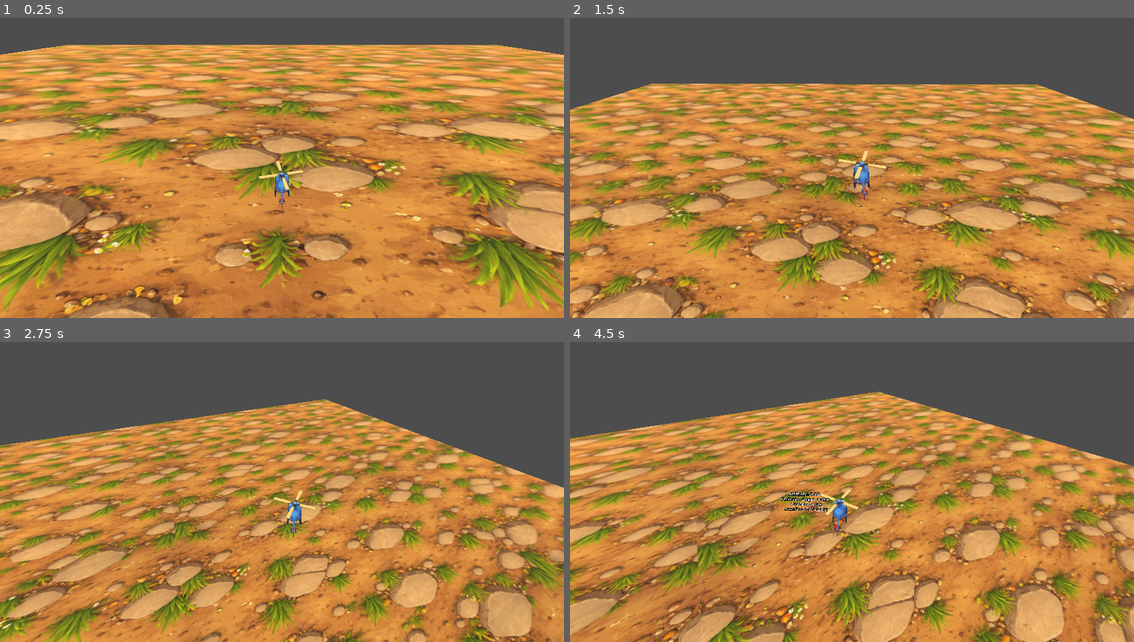
Above: before the commit, frames 1-4 (two rows, left to right).
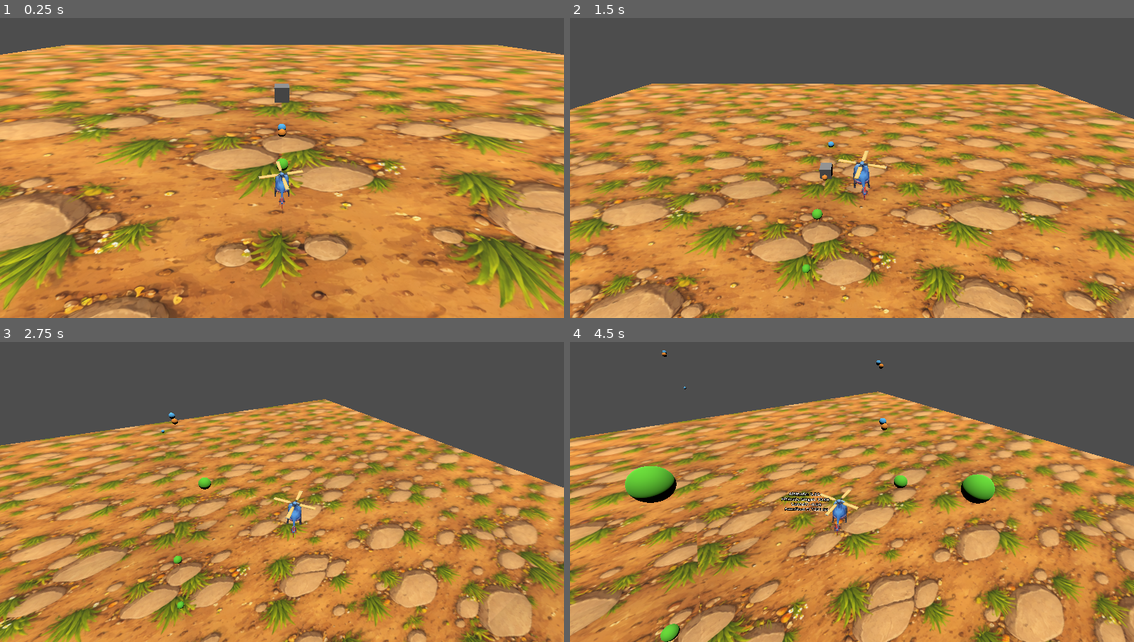
Above: after the commit, the same moments.

Repository: tokkoro/hordecopter
Game: Godot game, scene res://theworld.tscn
Two runs of this game, one before a commit and one after it. Both use one fixed random seed, a clock stepped at 60 frames per second and the inputs below.
Inputs:
- Up to frame 1 (0.25 s): no input
- Up to frame 2 (1.5 s): hold D (p1_thrust_right) 0.53-1.28 s; hold F (p1_shoot) 0.53-1.28 s; hold S (p1_thurst_backward) from 1.28 s (still down); tap Q (p1_rotate_ccw) at 1.35 s
- Up to frame 3 (2.75 s): tap F (p1_shoot) at 1.55, 2.3 s; release S (p1_thurst_backward) at 2.03 s; hold D (p1_thrust_right) from 2.03 s (still down); hold E (p1_rotate_cw) from 2.03 s (still down)
- Up to frame 4 (4.5 s): release D (p1_thrust_right) at 2.78 s; release E (p1_rotate_cw) at 2.78 s; hold W (p1_thrust_forward) 2.78-3.53 s; tap F (p1_shoot) at 2.85, 4.35 s; hold F (p1_shoot) 3.53-4.28 s; hold A (p1_thurst_left) from 3.53 s (still down); tap G (p1_show_info_toggle) at 3.6 s

The runs differ from the first frame. In frame 1, 0.3% of the frame differs, in the area x 48-52%, y 21-51%; in frame 2, 0.2%; in frame 3, 0.2%; in frame 4, 1.7%, in the area x 9-76%, y 2-100%.
Error after the commit: Parse Error: Member "gravity" redefined (original in native class 'Area3D') (res://weapons/grenade_projectile.gd:15)

Commit message:
feat(weapons): add grenade and plasma weapons

Diff:
--- /dev/null
+++ b/hordecopter-godot/enemies/test_enemy.gd
@@ -0,0 +1,24 @@
+###############################################################
+# enemies/test_enemy.gd
+# Key Classes      • TestEnemy – simple target dummy
+# Key Functions    • apply_damage() – reduce health and despawn
+# Critical Consts  • n/a
+# Editor Exports   • health: float – hit points
+# Dependencies     • n/a
+# Last Major Rev   • 25-09-20 – initial test enemy
+###############################################################
+
+class_name TestEnemy
+extends StaticBody3D
+
+@export var health: float = 12.0
+
+
+func _ready() -> void:
+	add_to_group("enemies")
+
+
+func apply_damage(amount: float) -> void:
+	health -= amount
+	if health <= 0.0:
+		queue_free()
--- /dev/null
+++ b/hordecopter-godot/enemies/test_enemy.tscn
@@ -0,0 +1,18 @@
+[gd_scene format=3 uid="uid://c4h3jucp1x6nb"]
+
+[ext_resource type="Script" uid="uid://baf3k2kpo6n8x" path="res://enemies/test_enemy.gd" id="1_test_enemy"]
+
+[sub_resource type="BoxMesh" id="BoxMesh_7dgk3"]
+size = Vector3(1.2, 1.2, 1.2)
+
+[sub_resource type="BoxShape3D" id="BoxShape3D_4b8bn"]
+size = Vector3(1.2, 1.2, 1.2)
+
+[node name="TestEnemy" type="StaticBody3D"]
+script = ExtResource("1_test_enemy")
+
+[node name="MeshInstance3D" type="MeshInstance3D" parent="."]
+mesh = SubResource("BoxMesh_7dgk3")
+
+[node name="CollisionShape3D" type="CollisionShape3D" parent="."]
+shape = SubResource("BoxShape3D_4b8bn")
--- a/hordecopter-godot/hordecopter.tscn
+++ b/hordecopter-godot/hordecopter.tscn
@@ -3,6 +3,9 @@
 [ext_resource type="Script" uid="uid://cic3ppafpkp31" path="res://hordecopter.gd" id="1_eifgo"]
 [ext_resource type="Script" uid="uid://du5imvvtitjbn" path="res://weapons/weapon_system.gd" id="2_weapon_system"]
 [ext_resource type="Resource" uid="uid://dlye5cgxsu3f6" path="res://weapons/laser_weapon.tres" id="3_laser_weapon"]
+[ext_resource type="Resource" uid="uid://6i4cgbgq8elg" path="res://weapons/homing_missile_weapon.tres" id="4_missile_weapon"]
+[ext_resource type="Resource" uid="uid://d2k7r0x2kp2o3" path="res://weapons/grenade_weapon.tres" id="5_grenade_weapon"]
+[ext_resource type="Resource" uid="uid://dt0k4w5o2t6ug" path="res://weapons/plasma_weapon.tres" id="6_plasma_weapon"]
 [ext_resource type="PackedScene" uid="uid://d25k72efcjldo" path="res://vain_body.glb" id="3_7mbbw"]
 [ext_resource type="Script" uid="uid://nmj5je32etrs" path="res://rollaus_pivot_piste.gd" id="4_qxvvh"]
 [ext_resource type="PackedScene" uid="uid://yksjed5m5v1b" path="res://vain_ropeli.glb" id="5_ka8e6"]
@@ -29,6 +32,18 @@
 script = ExtResource("2_weapon_system")
 weapon = ExtResource("3_laser_weapon")
 
+[node name="MissileWeaponSystem" type="Node3D" parent="."]
+script = ExtResource("2_weapon_system")
+weapon = ExtResource("4_missile_weapon")
+
+[node name="GrenadeWeaponSystem" type="Node3D" parent="."]
+script = ExtResource("2_weapon_system")
+weapon = ExtResource("5_grenade_weapon")
+
+[node name="PlasmaWeaponSystem" type="Node3D" parent="."]
+script = ExtResource("2_weapon_system")
+weapon = ExtResource("6_plasma_weapon")
+
 [node name="vain_body" parent="." unique_id=1179742415 instance=ExtResource("3_7mbbw")]
 transform = Transform3D(-1, 0, -8.742278e-08, 0, 1, 0, 8.742278e-08, 0, -1, 0, -0.45981646, 0)
 
--- a/hordecopter-godot/theworld.tscn
+++ b/hordecopter-godot/theworld.tscn
@@ -3,6 +3,7 @@
 [ext_resource type="PackedScene" uid="uid://x4pith38mxmy" path="res://hordecopter.tscn" id="2_qn30u"]
 [ext_resource type="Texture2D" uid="uid://cvmso3ruvike3" path="res://ground_gpt.png" id="2_wkxu0"]
 [ext_resource type="Script" uid="uid://c5ovtis2odund" path="res://camera_3d.gd" id="3_qn30u"]
+[ext_resource type="PackedScene" uid="uid://c4h3jucp1x6nb" path="res://enemies/test_enemy.tscn" id="4_test_enemy"]
 
 [sub_resource type="StandardMaterial3D" id="StandardMaterial3D_qn30u"]
 albedo_texture = ExtResource("2_wkxu0")
@@ -36,3 +37,6 @@
 [node name="Camera3D" type="Camera3D" parent="." unique_id=43308124]
 transform = Transform3D(1, 0, 0, 0, 0.9583226, 0.28568837, 0, -0.28568837, 0.9583226, 0, 5.8, 5.26)
 script = ExtResource("3_qn30u")
+
+[node name="TestEnemy" parent="." instance=ExtResource("4_test_enemy")]
+transform = Transform3D(1, 0, 0, 0, 1, 0, 0, 0, 1, 0, 0.6, -12)
--- /dev/null
+++ b/hordecopter-godot/weapons/grenade_projectile.gd
@@ -0,0 +1,60 @@
+###############################################################
+# weapons/grenade_projectile.gd
+# Key Classes      • GrenadeProjectile – arcing explosive
+# Key Functions    • configure() – seed damage and velocity
+# Critical Consts  • n/a
+# Editor Exports   • speed: float – launch speed
+# Dependencies     • weapons/weapon_definition.gd
+# Last Major Rev   • 25-09-20 – initial grenade projectile
+###############################################################
+
+class_name GrenadeProjectile
+extends Area3D
+
+@export var speed: float = 10.0
+@export var gravity: float = 18.0
+@export var lifetime: float = 2.2
+@export var explosion_radius: float = 2.5
+
+var _weapon_damage: float = 0.0
+var _velocity: Vector3 = Vector3.ZERO
+
+
+func _ready() -> void:
+	monitoring = true
+	monitorable = true
+	body_entered.connect(_on_body_entered)
+	var timer := get_tree().create_timer(lifetime)
+	timer.timeout.connect(_explode)
+
+
+func configure(weapon: WeaponDefinition, direction: Vector3) -> void:
+	_weapon_damage = weapon.damage
+	var launch_direction := direction
+	launch_direction.y = 0.35
+	if launch_direction.length() > 0.0:
+		_velocity = launch_direction.normalized() * speed
+	else:
+		_velocity = -global_transform.basis.z * speed
+
+
+func _physics_process(delta: float) -> void:
+	_velocity.y -= gravity * delta
+	global_position += _velocity * delta
+
+
+func _on_body_entered(_body: Node) -> void:
+	_explode()
+
+
+func _explode() -> void:
+	if not is_inside_tree():
+		return
+	var bodies := get_overlapping_bodies()
+	for body in bodies:
+		if body is Node3D:
+			var node := body as Node3D
+			var distance := global_position.distance_to(node.global_position)
+			if distance <= explosion_radius and node.has_method("apply_damage"):
+				node.apply_damage(_weapon_damage)
+	queue_free()
--- /dev/null
+++ b/hordecopter-godot/weapons/grenade_projectile.tscn
@@ -0,0 +1,23 @@
+[gd_scene format=3 uid="uid://bn3m1t2hpss8c"]
+
+[ext_resource type="Script" uid="uid://c7vvx8n4hlg27" path="res://weapons/grenade_projectile.gd" id="1_grenade"]
+
+[sub_resource type="SphereMesh" id="SphereMesh_v4b7k"]
+radius = 0.25
+height = 0.5
+
+[sub_resource type="StandardMaterial3D" id="StandardMaterial3D_dgqk2"]
+albedo_color = Color(0.4, 0.85, 0.2, 1)
+
+[sub_resource type="SphereShape3D" id="SphereShape3D_d2n3f"]
+radius = 0.3
+
+[node name="GrenadeProjectile" type="Area3D"]
+script = ExtResource("1_grenade")
+
+[node name="MeshInstance3D" type="MeshInstance3D" parent="."]
+mesh = SubResource("SphereMesh_v4b7k")
+material_override = SubResource("StandardMaterial3D_dgqk2")
+
+[node name="CollisionShape3D" type="CollisionShape3D" parent="."]
+shape = SubResource("SphereShape3D_d2n3f")
--- /dev/null
+++ b/hordecopter-godot/weapons/grenade_weapon.tres
@@ -0,0 +1,13 @@
+[gd_resource type="Resource" script_class="WeaponDefinition" load_steps=3 format=3 uid="uid://d2k7r0x2kp2o3"]
+
+[ext_resource type="Script" uid="uid://jw2coyki72vv" path="res://weapons/weapon_definition.gd" id="1_weapon"]
+[ext_resource type="PackedScene" uid="uid://bn3m1t2hpss8c" path="res://weapons/grenade_projectile.tscn" id="2_grenade"]
+
+[resource]
+script = ExtResource("1_weapon")
+weapon_name = "Grenade"
+fire_mode = 1
+cooldown = 1.0
+damage = 8.0
+range = 35.0
+projectile_scene = ExtResource("2_grenade")
--- /dev/null
+++ b/hordecopter-godot/weapons/homing_missile.gd
@@ -0,0 +1,69 @@
+###############################################################
+# weapons/homing_missile.gd
+# Key Classes      • HomingMissile – seeking projectile
+# Key Functions    • configure() – seed damage and direction
+# Critical Consts  • n/a
+# Editor Exports   • speed: float – travel speed
+# Dependencies     • weapons/weapon_definition.gd
+# Last Major Rev   • 25-09-20 – initial homing missile logic
+###############################################################
+
+class_name HomingMissile
+extends Area3D
+
+@export var speed: float = 12.0
+@export var turn_rate: float = 6.0
+@export var lifetime: float = 6.0
+
+var _weapon_damage: float = 0.0
+var _velocity: Vector3 = Vector3.ZERO
+var _target: Node3D
+
+
+func _ready() -> void:
+	body_entered.connect(_on_body_entered)
+	var timer := get_tree().create_timer(lifetime)
+	timer.timeout.connect(queue_free)
+
+
+func configure(weapon: WeaponDefinition, direction: Vector3) -> void:
+	_weapon_damage = weapon.damage
+	if direction.length() > 0.0:
+		_velocity = direction.normalized() * speed
+	else:
+		_velocity = -global_transform.basis.z * speed
+
+
+func _physics_process(delta: float) -> void:
+	if _velocity == Vector3.ZERO:
+		_velocity = -global_transform.basis.z * speed
+	if _target == null or not is_instance_valid(_target):
+		_target = _find_target()
+	if _target != null:
+		var desired := (_target.global_position - global_position).normalized()
+		var current := _velocity.normalized()
+		var lerp_amount := clamp(turn_rate * delta, 0.0, 1.0)
+		var new_direction := current.slerp(desired, lerp_amount)
+		_velocity = new_direction * speed
+		look_at(global_position + new_direction, Vector3.UP)
+	global_position += _velocity * delta
+
+
+func _find_target() -> Node3D:
+	var candidates := get_tree().get_nodes_in_group("enemies")
+	var closest: Node3D = null
+	var closest_distance := INF
+	for candidate in candidates:
+		if candidate is Node3D:
+			var node := candidate as Node3D
+			var distance := global_position.distance_to(node.global_position)
+			if distance < closest_distance:
+				closest_distance = distance
+				closest = node
+	return closest
+
+
+func _on_body_entered(body: Node) -> void:
+	if body != null and body.has_method("apply_damage"):
+		body.apply_damage(_weapon_damage)
+	queue_free()
--- /dev/null
+++ b/hordecopter-godot/weapons/homing_missile.tscn
@@ -0,0 +1,23 @@
+[gd_scene format=3 uid="uid://cqs33fbdyn8gr"]
+
+[ext_resource type="Script" uid="uid://cv1xcl1f2cxtd" path="res://weapons/homing_missile.gd" id="1_missile"]
+
+[sub_resource type="SphereMesh" id="SphereMesh_4v6q1"]
+radius = 0.2
+height = 0.4
+
+[sub_resource type="StandardMaterial3D" id="StandardMaterial3D_j1o65"]
+albedo_color = Color(1, 0.6, 0.2, 1)
+
+[sub_resource type="SphereShape3D" id="SphereShape3D_3k2rc"]
+radius = 0.25
+
+[node name="HomingMissile" type="Area3D"]
+script = ExtResource("1_missile")
+
+[node name="MeshInstance3D" type="MeshInstance3D" parent="."]
+mesh = SubResource("SphereMesh_4v6q1")
+material_override = SubResource("StandardMaterial3D_j1o65")
+
+[node name="CollisionShape3D" type="CollisionShape3D" parent="."]
+shape = SubResource("SphereShape3D_3k2rc")
--- /dev/null
+++ b/hordecopter-godot/weapons/homing_missile_weapon.tres
@@ -0,0 +1,13 @@
+[gd_resource type="Resource" script_class="WeaponDefinition" load_steps=3 format=3 uid="uid://6i4cgbgq8elg"]
+
+[ext_resource type="Script" uid="uid://jw2coyki72vv" path="res://weapons/weapon_definition.gd" id="1_weapon"]
+[ext_resource type="PackedScene" uid="uid://cqs33fbdyn8gr" path="res://weapons/homing_missile.tscn" id="2_missile"]
+
+[resource]
+script = ExtResource("1_weapon")
+weapon_name = "Homing Missile"
+fire_mode = 1
+cooldown = 1.0
+damage = 6.0
+range = 40.0
+projectile_scene = ExtResource("2_missile")
--- a/hordecopter-godot/weapons/laser_weapon.tres
+++ b/hordecopter-godot/weapons/laser_weapon.tres
@@ -7,7 +7,7 @@
 script = ExtResource("1_weapon")
 weapon_name = "Laser"
 fire_mode = 0
-cooldown = 0.15
+cooldown = 1.0
 damage = 4.0
 range = 60.0
 beam_scene = ExtResource("2_beam")
--- /dev/null
+++ b/hordecopter-godot/weapons/plasma_ball.gd
@@ -0,0 +1,44 @@
+###############################################################
+# weapons/plasma_ball.gd
+# Key Classes      • PlasmaBall – straight projectile
+# Key Functions    • configure() – seed damage and velocity
+# Critical Consts  • n/a
+# Editor Exports   • speed: float – travel speed
+# Dependencies     • weapons/weapon_definition.gd
+# Last Major Rev   • 25-09-20 – initial plasma projectile
+###############################################################
+
+class_name PlasmaBall
+extends Area3D
+
+@export var speed: float = 14.0
+@export var lifetime: float = 3.5
+
+var _weapon_damage: float = 0.0
+var _velocity: Vector3 = Vector3.ZERO
+
+
+func _ready() -> void:
+	monitoring = true
+	monitorable = true
+	body_entered.connect(_on_body_entered)
+	var timer := get_tree().create_timer(lifetime)
+	timer.timeout.connect(queue_free)
+
+
+func configure(weapon: WeaponDefinition, direction: Vector3) -> void:
+	_weapon_damage = weapon.damage
+	if direction.length() > 0.0:
+		_velocity = direction.normalized() * speed
+	else:
+		_velocity = -global_transform.basis.z * speed
+
+
+func _physics_process(delta: float) -> void:
+	global_position += _velocity * delta
+
+
+func _on_body_entered(body: Node) -> void:
+	if body != null and body.has_method("apply_damage"):
+		body.apply_damage(_weapon_damage)
+	queue_free()
--- /dev/null
+++ b/hordecopter-godot/weapons/plasma_ball.tscn
@@ -0,0 +1,23 @@
+[gd_scene format=3 uid="uid://b3v21kyy7e5kl"]
+
+[ext_resource type="Script" uid="uid://c5ttq1xg4d1l0" path="res://weapons/plasma_ball.gd" id="1_plasma"]
+
+[sub_resource type="SphereMesh" id="SphereMesh_x0p6b"]
+radius = 0.22
+height = 0.44
+
+[sub_resource type="StandardMaterial3D" id="StandardMaterial3D_7g8u2"]
+albedo_color = Color(0.35, 0.75, 1, 1)
+
+[sub_resource type="SphereShape3D" id="SphereShape3D_7qv5a"]
+radius = 0.25
+
+[node name="PlasmaBall" type="Area3D"]
+script = ExtResource("1_plasma")
+
+[node name="MeshInstance3D" type="MeshInstance3D" parent="."]
+mesh = SubResource("SphereMesh_x0p6b")
+material_override = SubResource("StandardMaterial3D_7g8u2")
+
+[node name="CollisionShape3D" type="CollisionShape3D" parent="."]
+shape = SubResource("SphereShape3D_7qv5a")
--- /dev/null
+++ b/hordecopter-godot/weapons/plasma_weapon.tres
@@ -0,0 +1,13 @@
+[gd_resource type="Resource" script_class="WeaponDefinition" load_steps=3 format=3 uid="uid://dt0k4w5o2t6ug"]
+
+[ext_resource type="Script" uid="uid://jw2coyki72vv" path="res://weapons/weapon_definition.gd" id="1_weapon"]
+[ext_resource type="PackedScene" uid="uid://b3v21kyy7e5kl" path="res://weapons/plasma_ball.tscn" id="2_plasma"]
+
+[resource]
+script = ExtResource("1_weapon")
+weapon_name = "Plasma Ball"
+fire_mode = 1
+cooldown = 1.0
+damage = 5.0
+range = 45.0
+projectile_scene = ExtResource("2_plasma")
--- a/hordecopter-godot/weapons/weapon_system.gd
+++ b/hordecopter-godot/weapons/weapon_system.gd
@@ -28,8 +28,7 @@
 func _physics_process(_delta: float) -> void:
 	if weapon == null:
 		return
-	if Input.is_action_pressed("p1_shoot"):
-		try_fire()
+	try_fire()
 
 
 func try_fire() -> void:
